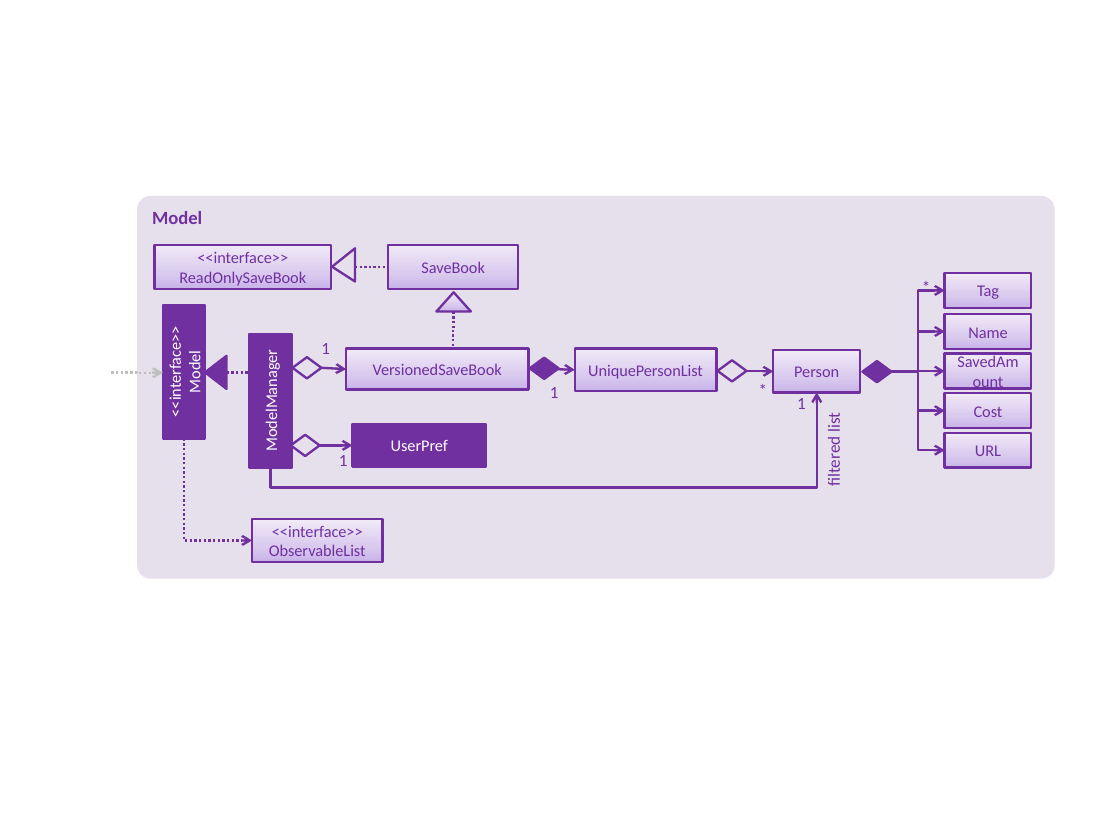
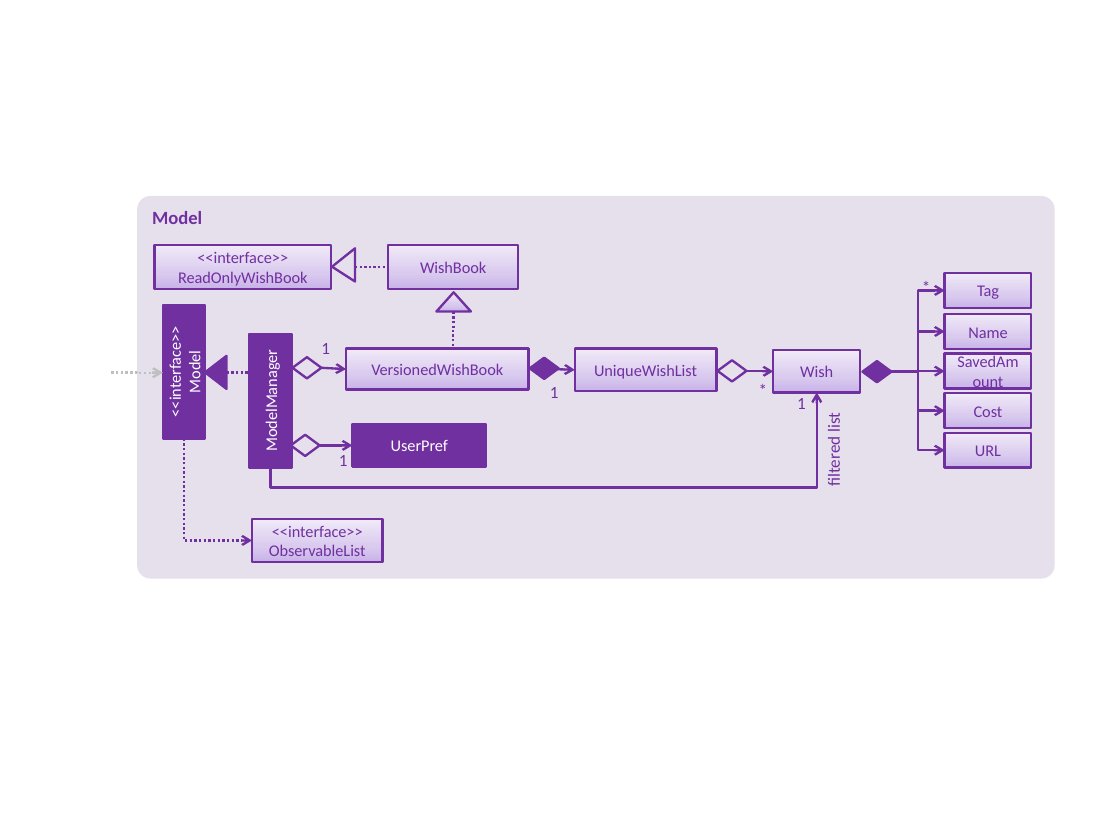
Before and after one commit to nus-cs2103-AY1819S1/addressbook-level4, a slide deck: slide 1 of docs/diagrams/ModelComponentClassDiagram.pptx. Drawn at 1120x840 pixels with LibreOffice and Linux fonts; fonts in the diff are those of the drawing. Boxes give left, top, right and bottom in pixels: in the first picture for what was removed or moved away, otherwise in the second. Text is boxed around its words. In the diff, an @@ line names an element or a change of style, - is before the commit and + after.

```diff
--- a/docs/diagrams/ModelComponentClassDiagram.pptx
+++ b/docs/diagrams/ModelComponentClassDiagram.pptx
@@ text in rectangle at box(178, 252, 308, 286): text changed @@
-<<interface>>
-ReadOnlySaveBook
+<<interface>>
+ReadOnlyWishBook
@@ text in rectangle at box(420, 261, 486, 273): text changed @@
-SaveBook
+WishBook
@@ text in rectangle at box(371, 364, 503, 375): text changed @@
-VersionedSaveBook
+VersionedWishBook
@@ text in rectangle at box(594, 365, 697, 379): text changed @@
-UniquePersonList
+UniqueWishList
@@ text in rectangle at box(800, 366, 833, 377): text changed @@
-Person
+Wish
```
Also in this commit, not shown: 2 other files.
